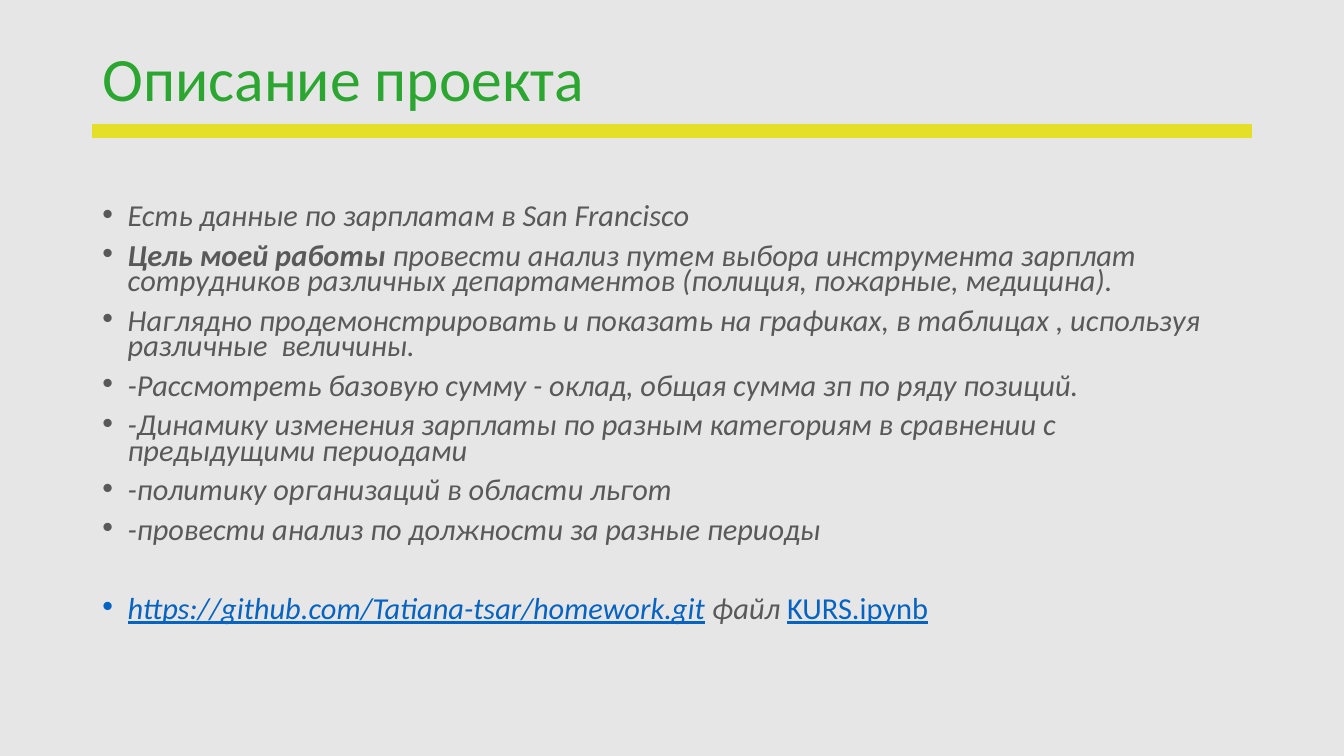
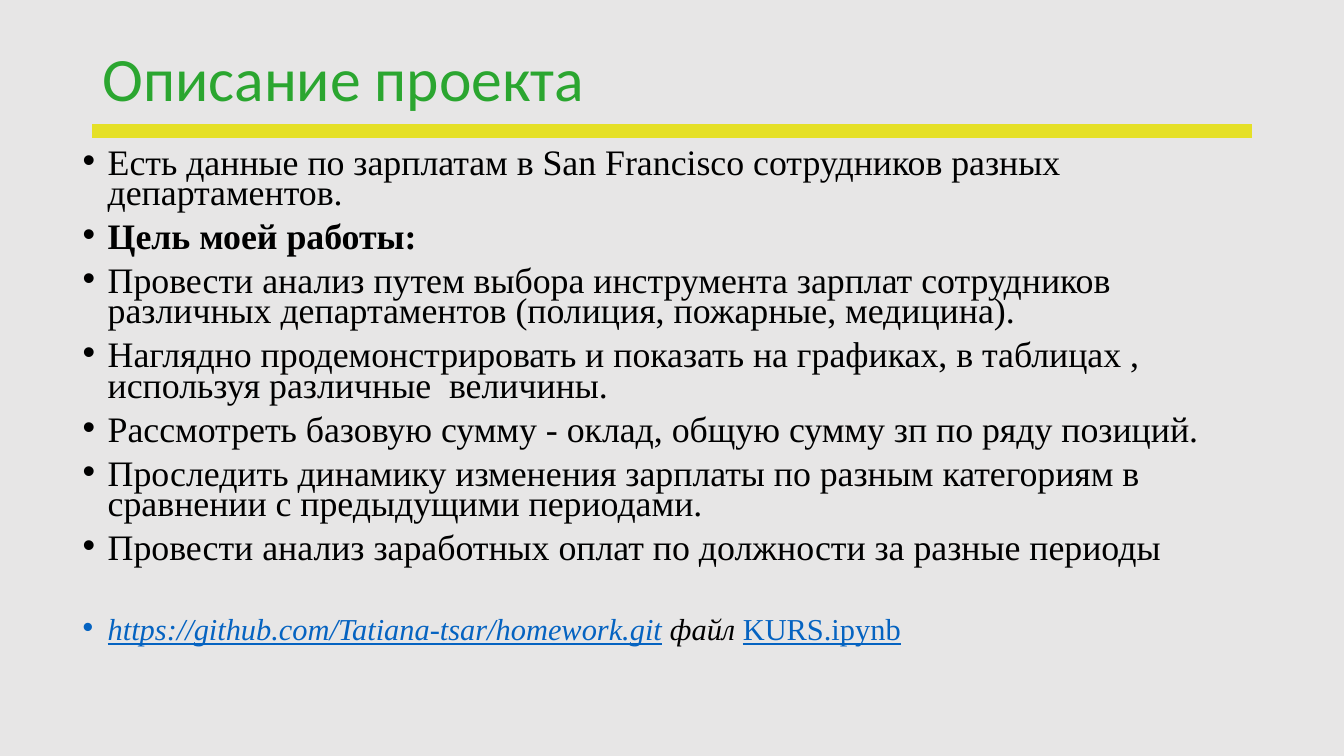
Before and after one commit to Tatiana-tsar/homework, a slide deck: slide 3 of ПЕРЕЗАПУСК_Data Analyst_Царегородцева Татьяна Владимировна.pptx. Drawn at 1344x756 pixels with LibreOffice and Linux fonts; fonts in the diff are those of the drawing; background and template pictures are left out. Boxes give left, top, right and bottom in pixels: in the first picture for what was removed or moved away, otherwise in the second. Text is boxed around its words. In the diff, an @@ line names an element or a change of style, - is before the commit and + after.

Commit message:
kurs

```diff
--- a/ПЕРЕЗАПУСК_Data Analyst_Царегородцева Татьяна Владимировна.pptx
+++ b/ПЕРЕЗАПУСК_Data Analyst_Царегородцева Татьяна Владимировна.pptx
@@ text "Есть данные по зарплатам в ...": place and size @@
-text "Есть данные по зарплатам в ..." at (128, 205, 1200, 625)
+text "Есть данные по зарплатам в ..." at (108, 151, 1198, 647)
@@ text at (108, 151, 1110, 331): text changed; size 21.7 to 25.6 pt; font Calibri to Times New Roman; text colour #595959 to #000000; italic off @@
-• Есть данные по зарплатам в San Francisco
-• Цель моей работы провести анализ путем выбора инструмента зарплат сотрудников различных департаментов (полиция, пожарные, медицина).
+• Есть данные по зарплатам в San Francisco сотрудников разных департаментов.
+• Цель моей работы:
+• Провести анализ путем выбора инструмента зарплат сотрудников различных департаментов (полиция, пожарные, медицина).
@@ text at (108, 341, 1121, 647): size 21.7 to 25.6 pt, italic off in "Наглядно продемонстрировать и показать на графиках, в ..."; font Calibri to Times New Roman in "Наглядно продемонстрировать и показать на графиках, в ...", "https://github.com/Tatiana-tsar/homework.git файл KURS.ipynb"; text colour #595959 to #000000 in "Наглядно продемонстрировать и показать на графиках, в ...", "файл" @@
@@ text at (108, 416, 1198, 568): text changed; size 21.7 to 25.6 pt; font Calibri to Times New Roman; text colour #595959 to #000000; italic off @@
-• -Рассмотреть базовую сумму - оклад, общая сумма зп по ряду позиций.
-• -Динамику изменения зарплаты по разным категориям в сравнении с предыдущими периодами
-• -политику организаций в области льгот
-• -провести анализ по должности за разные периоды
+• Рассмотреть базовую сумму - оклад, общую сумму зп по ряду позиций.
+• Проследить динамику изменения зарплаты по разным категориям в сравнении с предыдущими периодами.
+• Провести анализ заработных оплат по должности за разные периоды
```
Also in this commit, not shown: 5 other slides changed, 2 other files.
